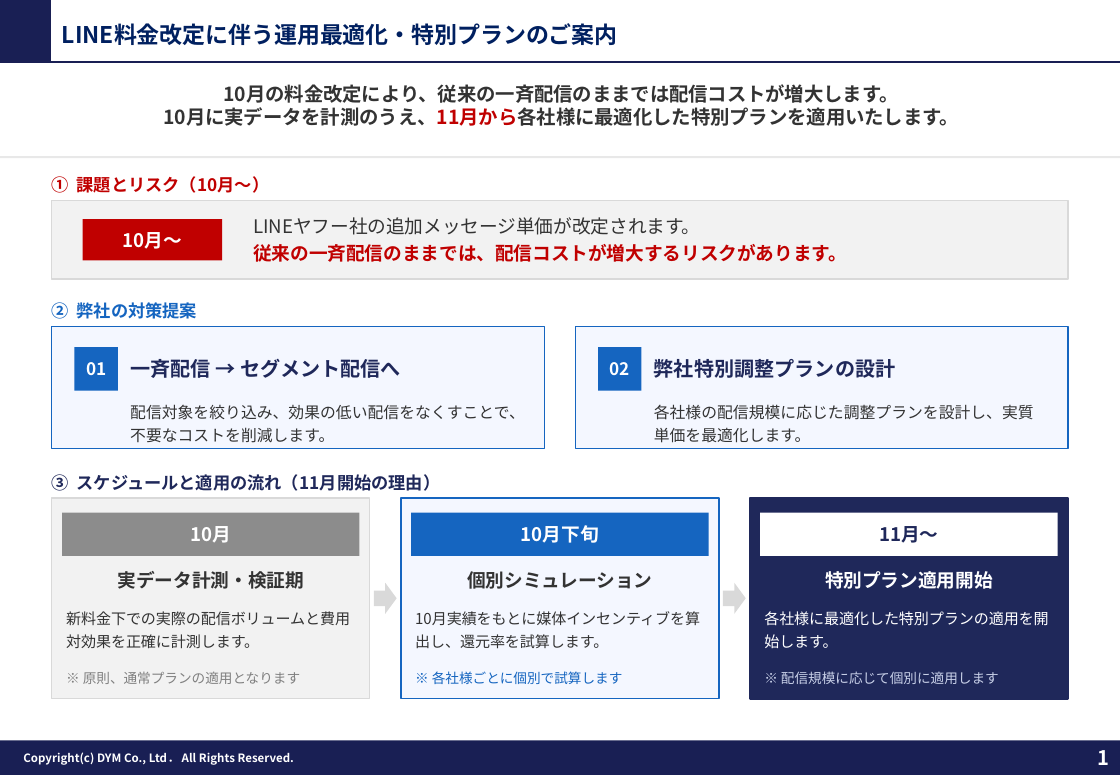
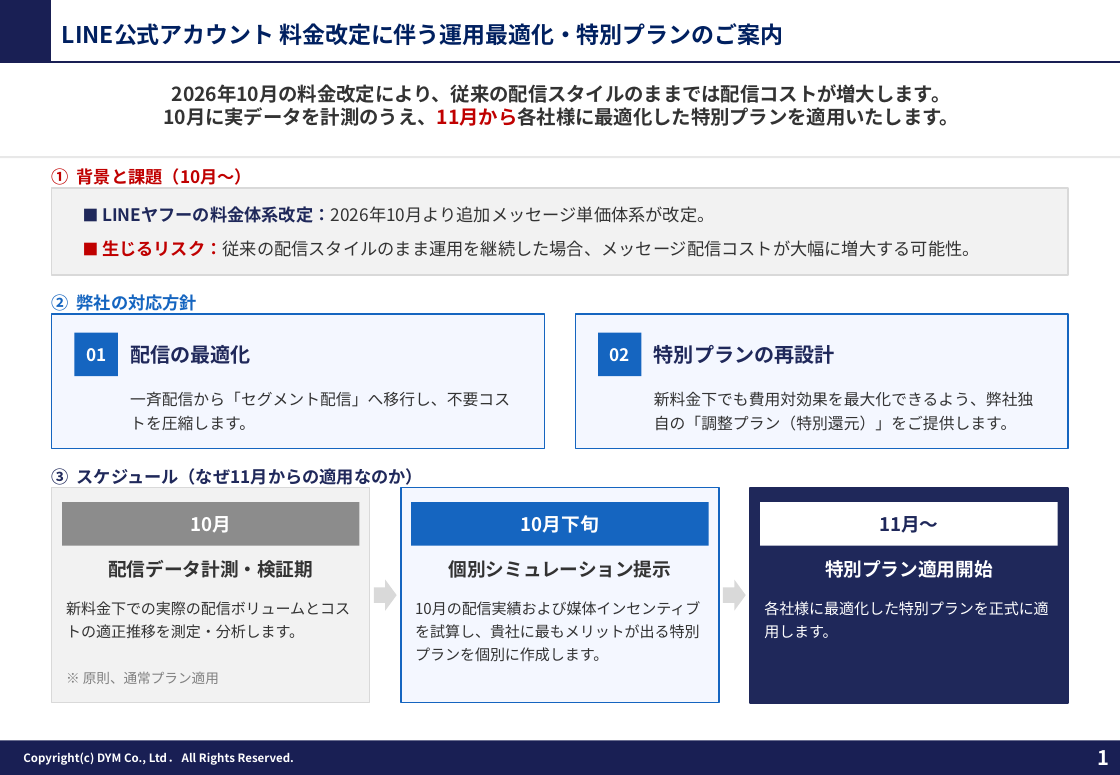
Before and after one commit to tonomura-r-dev/folder, a slide deck: slide 1 of 20260826_LINE料金改定に伴う運用最適化・特別プランのご案内.pptx. Drawn at 1120x775 pixels with LibreOffice and Linux fonts; fonts in the diff are those of the drawing; background and template pictures are left out. Boxes give left, top, right and bottom in pixels: in the first picture for what was removed or moved away, otherwise in the second. Text is boxed around its words. In the diff, an @@ line names an element or a change of style, - is before the commit and + after.

```diff
--- a/20260826_LINE料金改定に伴う運用最適化・特別プランのご案内.pptx
+++ b/20260826_LINE料金改定に伴う運用最適化・特別プランのご案内.pptx
@@ text at (62, 23, 783, 45): text changed @@
-LINE料金改定に伴う運用最適化・特別プランのご案内
+LINE公式アカウント 料金改定に伴う運用最適化・特別プランのご案内
@@ text at (172, 84, 951, 103): text changed @@
-10月の料金改定により、従来の一斉配信のままでは配信コストが増大します。
+2026年10月の料金改定により、従来の配信スタイルのままでは配信コストが増大します。
@@ text at (52, 168, 252, 185): text changed @@
-① 課題とリスク（10月〜）
+① 背景と課題（10月〜）
@@ rectangle: place and size @@
-rectangle at (52, 201, 1068, 279)
+rectangle at (52, 188, 1068, 275)
@@ text added at (102, 206, 714, 223), 12 pt, text #333333 @@
+■ LINEヤフーの料金体系改定：2026年10月より追加メッセージ単価体系が改定。
@@ rectangle removed at (83, 219, 222, 261) @@
-10月〜
@@ text at (102, 240, 980, 257): text changed; size 13 to 12 pt; text colour #C00000 to #333333; bold off @@
-LINEヤフー社の追加メッセージ単価が改定されます。
-従来の一斉配信のままでは、配信コストが増大するリスクがあります。
+■ 生じるリスク：従来の配信スタイルのまま運用を継続した場合、メッセージ配信コストが大幅に増大する可能性。
@@ text at (52, 294, 197, 315): text changed @@
-② 弊社の対策提案
+② 弊社の対応方針
@@ rectangle: place and size @@
-rectangle at (52, 327, 544, 449)
+rectangle at (52, 314, 544, 449)
@@ rectangle: place and size @@
-rectangle at (576, 327, 1068, 449)
+rectangle at (576, 314, 1068, 449)
@@ rectangle "01": place and size @@
-rectangle "01" at (74, 347, 118, 391)
+rectangle "01" at (74, 333, 118, 376)
@@ text at (130, 345, 251, 364): text changed @@
-一斉配信 → セグメント配信へ
+配信の最適化
@@ rectangle "02": place and size @@
-rectangle "02" at (598, 347, 641, 391)
+rectangle "02" at (598, 333, 641, 376)
@@ text at (654, 345, 835, 364): text changed @@
-弊社特別調整プランの設計
+特別プランの再設計
@@ text at (130, 391, 510, 431): text changed @@
-配信対象を絞り込み、効果の低い配信をなくすことで、不要なコストを削減します。
+一斉配信から「セグメント配信」へ移行し、不要コストを圧縮します。
@@ text at (654, 391, 1034, 431): text changed @@
-各社様の配信規模に応じた調整プランを設計し、実質単価を最適化します。
+新料金下でも費用対効果を最大化できるよう、弊社独自の「調整プラン（特別還元）」をご提供します。
@@ text at (52, 468, 423, 488): text changed @@
-③ スケジュールと適用の流れ（11月開始の理由）
+③ スケジュール（なぜ11月からの適用なのか）
@@ rectangle: place and size @@
-rectangle at (52, 498, 370, 699)
+rectangle at (52, 488, 370, 703)
@@ rectangle: place and size @@
-rectangle at (401, 498, 720, 699)
+rectangle at (401, 488, 720, 703)
@@ rectangle: place and size @@
-rectangle at (750, 498, 1068, 699)
+rectangle at (750, 488, 1068, 703)
@@ text at (108, 560, 313, 578): text changed @@
-実データ計測・検証期
+配信データ計測・検証期
@@ text at (449, 560, 672, 578): text changed @@
-個別シミュレーション
+個別シミュレーション提示
@@ 3 rectangles, 1 text: place and size @@
-3 rectangles, 1 text at (62, 513, 1058, 589)
+3 rectangles, 1 text at (62, 503, 1058, 578)
@@ text at (66, 601, 350, 638): text changed @@
-新料金下での実際の配信ボリュームと費用対効果を正確に計測します。
+新料金下での実際の配信ボリュームとコストの適正推移を測定・分析します。
@@ text at (415, 624, 699, 661): text changed @@
-10月実績をもとに媒体インセンティブを算出し、還元率を試算します。
+10月の配信実績および媒体インセンティブを試算し、貴社に最もメリットが出る特別プランを個別に作成します。
@@ text at (764, 601, 1048, 638): text changed @@
-各社様に最適化した特別プランの適用を開始します。
+各社様に最適化した特別プランを正式に適用します。
@@ text at (83, 672, 219, 684): text changed @@
-※ 原則、通常プランの適用となります
+※ 原則、通常プラン適用
@@ text removed at (432, 671, 623, 684) @@
-※ 各社様ごとに個別で試算します
@@ text removed at (781, 671, 999, 684) @@
-※ 配信規模に応じて個別に適用します
```
Also in this commit, not shown: 1 other file.
